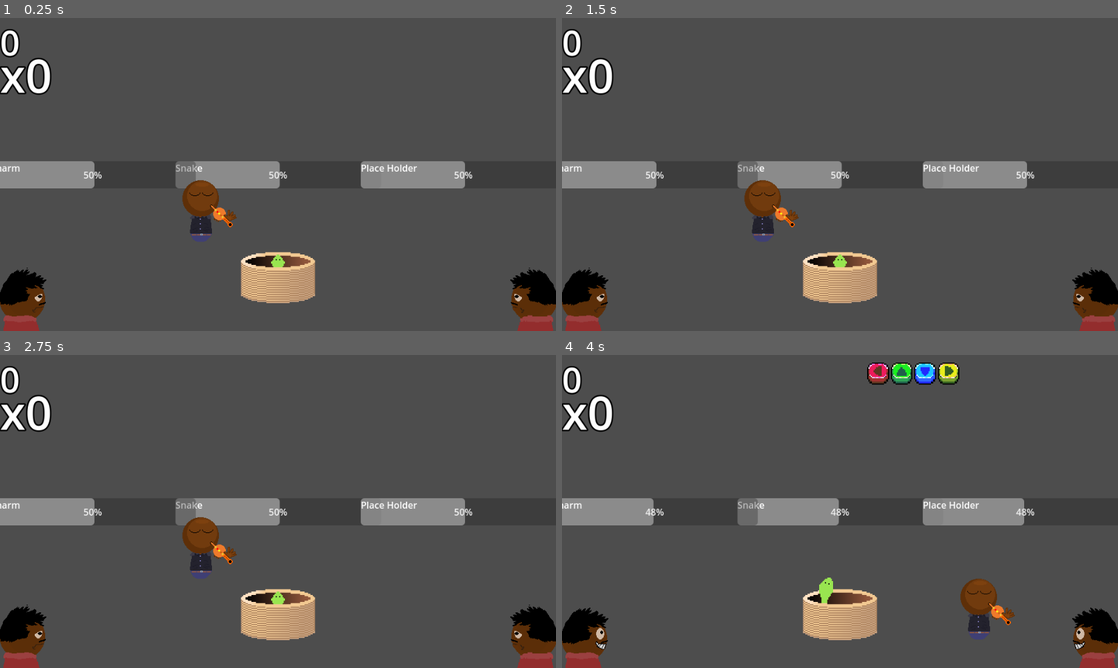
Above: before the commit, frames 1-4 (two rows, left to right).
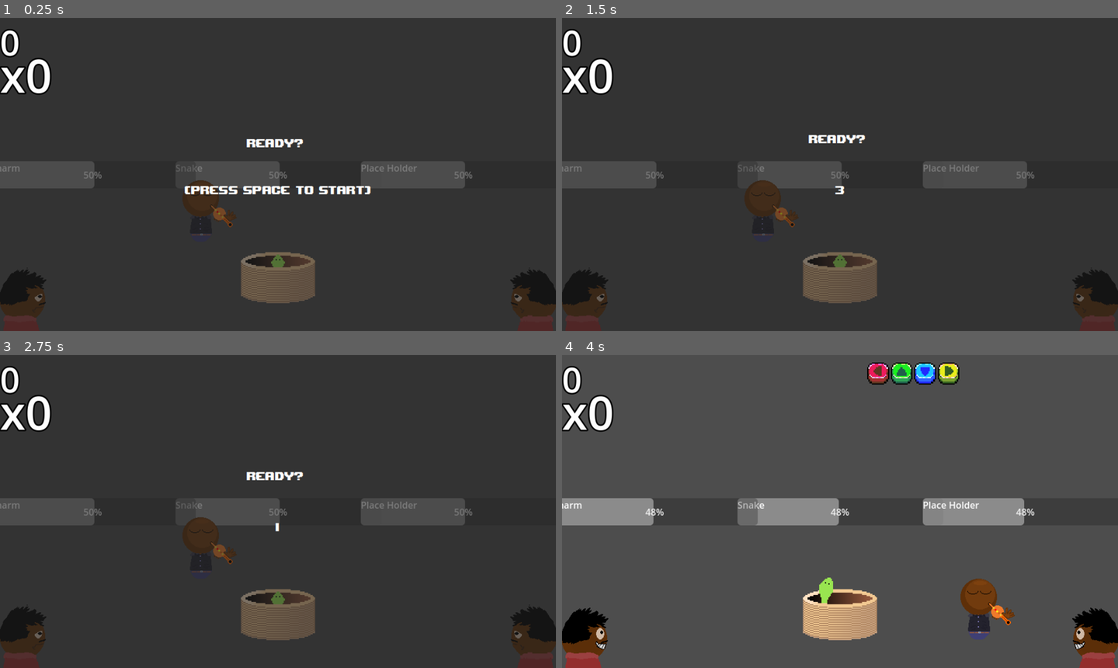
Above: after the commit, the same moments.

Repository: K0RIS/WinterMelonJam2023
Game: Godot game, scene res://assets/scenes/LevelBase.tscn
Two runs of this game, one before a commit and one after it. Both use one fixed random seed, a clock stepped at 60 frames per second and the inputs below. This scene is started directly instead of the project's main scene. The engine's default icon, where the game draws it, is replaced by a stand-in: a white triangle on a blue panel in a dark square. Sound files missing from this copy of the repository are replaced by a short silence.
Inputs:
- Up to frame 1 (0.25 s): no input
- Up to frame 2 (1.5 s): tap Space (Start_Level) at 0.5, 0.6, 1.35 s; hold D (move_right) from 0.53 s (still down); tap Enter (ui_accept) at 0.77, 1.25 s
- Up to frame 3 (2.75 s): tap Enter (ui_accept) at 1.52 s; tap Space (Start_Level) at 2, 2.1 s; release D (move_right) at 2.03 s; hold Left (left) from 2.03 s (still down)
- Up to frame 4 (4 s): tap Enter (ui_accept) at 2.75, 3.02, 3.77 s; release Left (left) at 2.78 s; hold D (move_right) from 2.78 s (still down); tap Space (Start_Level) at 2.85, 3.5, 3.6 s

The runs differ from the first frame. In frame 1, 94% of the frame differs, in the area x 0-100%, y 0-100%; in frame 2, 94%; in frame 3, 94%; in frame 4, nothing differs.

Commit message:
Song gets faster every cycle

Diff:
--- a/assets/scenes/LevelBase.tscn
+++ b/assets/scenes/LevelBase.tscn
@@ -23,6 +23,7 @@
 script = ExtResource("1_02c7m")
 
 [node name="ReadyUpScreen" parent="." instance=ExtResource("2_edh7w")]
+visible = true
 
 [node name="TextureRect" type="TextureRect" parent="."]
 custom_minimum_size = Vector2(960, 540)
@@ -68,5 +69,8 @@
 position = Vector2(347, 326)
 metadata/_edit_group_ = true
 
+[connection signal="finished" from="SnakeCharmer/Node/RhythmGame/PrincipalTrack" to="." method="_on_principal_track_finished"]
+
 [editable path="EnvironmentalAreas"]
 [editable path="SnakeCharmer"]
+[editable path="SnakeCharmer/Node/RhythmGame"]
--- a/assets/scripts/RhythmGame.gd
+++ b/assets/scripts/RhythmGame.gd
@@ -15,9 +15,16 @@
 var _current_time: float = 0.0
 var _current_beat: int = 0
 var _last_beat: int = 0
+var _last_song_pos = 0
 var start = 0
 
 signal beat
+
+func get_faster():
+	$PrincipalTrack.pitch_scale += 0.1
+	$FluteTrack.pitch_scale += 0.1
+	$ComboTrack.pitch_scale += 0.1
+	print("FASTER!")
 
 func start_track():
 	#$Timer.start()
@@ -39,6 +46,9 @@
 # Called every frame. 'delta' is the elapsed time since the previous frame.
 func _physics_process(delta):
 	_current_time = principal_track.get_playback_position()
+	if _current_time < _last_song_pos:
+		get_faster()
+	_last_song_pos = _current_time
 	_current_time += AudioServer.get_time_since_last_mix()
 	_current_time -= AudioServer.get_output_latency()
 	_current_beat = _time_to_beat(_current_time)
